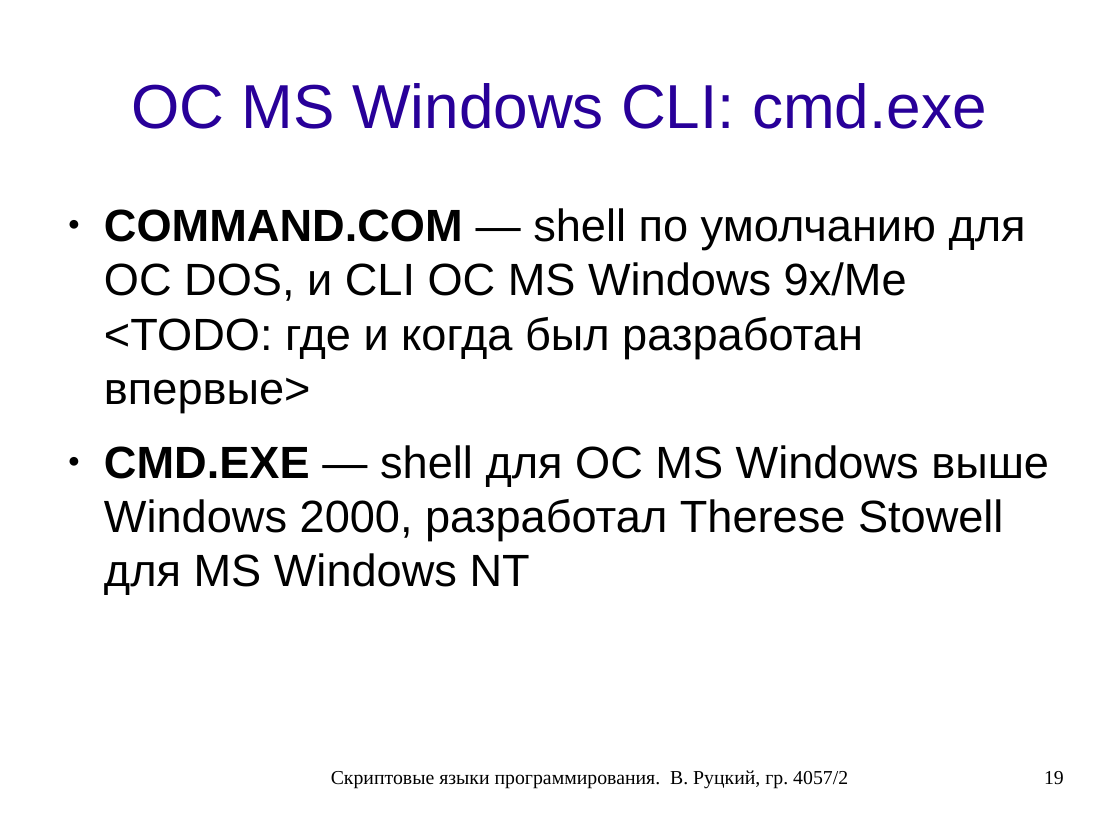
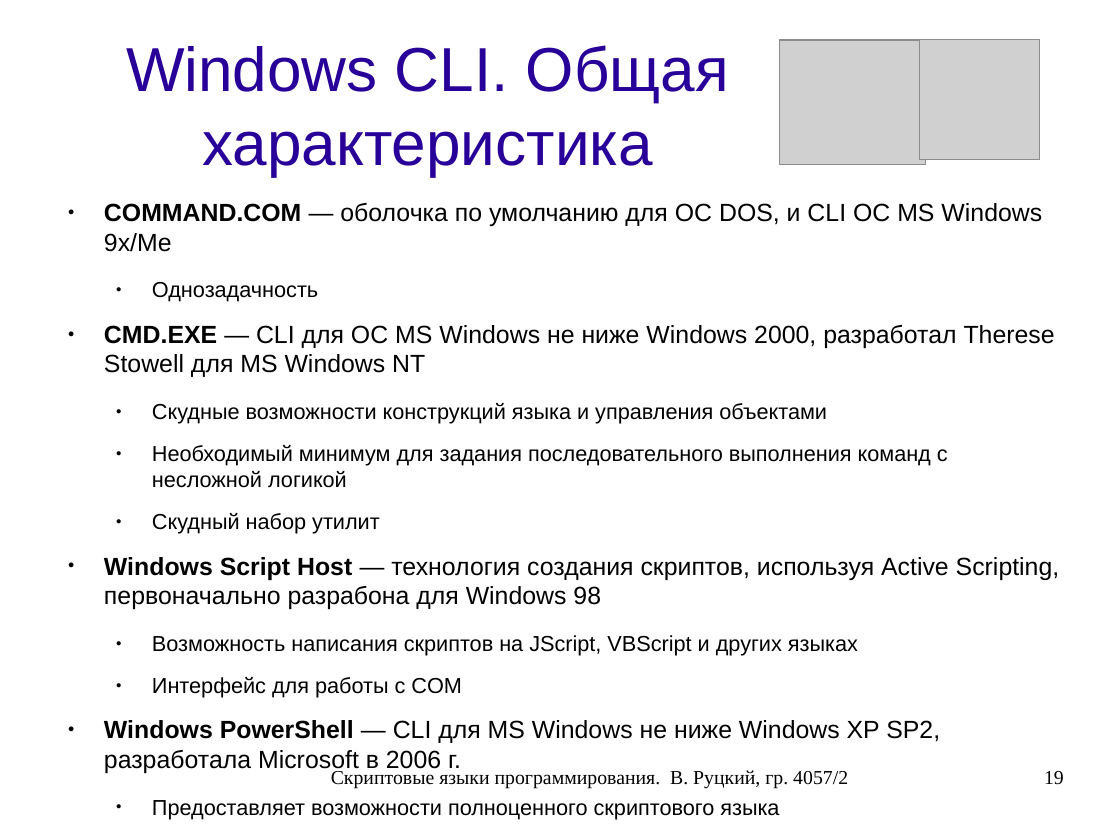
Before and after one commit to rutsky/semester07, a slide deck: slide 19 of Operation_systems/scripting_languages/40572_Rutsky_Scripting_languages.odp. Drawn at 1120x840 pixels with LibreOffice and Linux fonts; fonts in the diff are those of the drawing; grey boxes stand for pictures. Boxes give left, top, right and bottom in pixels: in the first picture for what was removed or moved away, otherwise in the second. Text is boxed around its words. In the diff, an @@ line names an element or a change of style, - is before the commit and + after.

Commit message:
Scripting languages presentation: Windows shells part.

```diff
--- a/Operation_systems/scripting_languages/40572_Rutsky_Scripting_languages.odp
+++ b/Operation_systems/scripting_languages/40572_Rutsky_Scripting_languages.odp
@@ title at <box>126,45,729,177</box>: text changed @@
-ОС MS Windows CLI: cmd.exe
+Windows CLI. Общая характеристика
@@ picture added at <box>781,40,926,164</box> @@
@@ picture added at <box>921,40,1041,160</box> @@
@@ text at <box>104,203,1060,820</box>: text changed; size 32 to 15.4 pt @@
-● COMMAND.COM — shell по умолчанию для ОС DOS, и CLI ОС MS Windows 9x/Me <TODO: где и когда был разработан впервые>
-● CMD.EXE — shell для ОС MS Windows выше Windows 2000, разработал Therese Stowell для MS Windows NT
+● COMMAND.COM — оболочка по умолчанию для ОС DOS, и CLI ОС MS Windows 9x/Me
+  ● Однозадачность
+● CMD.EXE — CLI для ОС MS Windows не ниже Windows 2000, разработал Therese Stowell для MS Windows NT
+  ● Скудные возможности конструкций языка и управления объектами
+  ● Необходимый минимум для задания последовательного выполнения команд с несложной логикой
+  ● Скудный набор утилит
+● Windows Script Host — технология создания скриптов, используя Active Scripting, первоначально разрабона для Windows 98
+  ● Возможность написания скриптов на JScript, VBScript и других языках
+  ● Интерфейс для работы с COM
+● Windows PowerShell — CLI для MS Windows не ниже Windows XP SP2, разработала Microsoft в 2006 г.
+  ● Предоставляет возможности полноценного скриптового языка
+  ● Интерфейс для работы с COM
+  ● Интерфейс для работы с .NET
```
Also in this commit, not shown: 2 other slides changed, 1 slide added, 3 slides removed.
